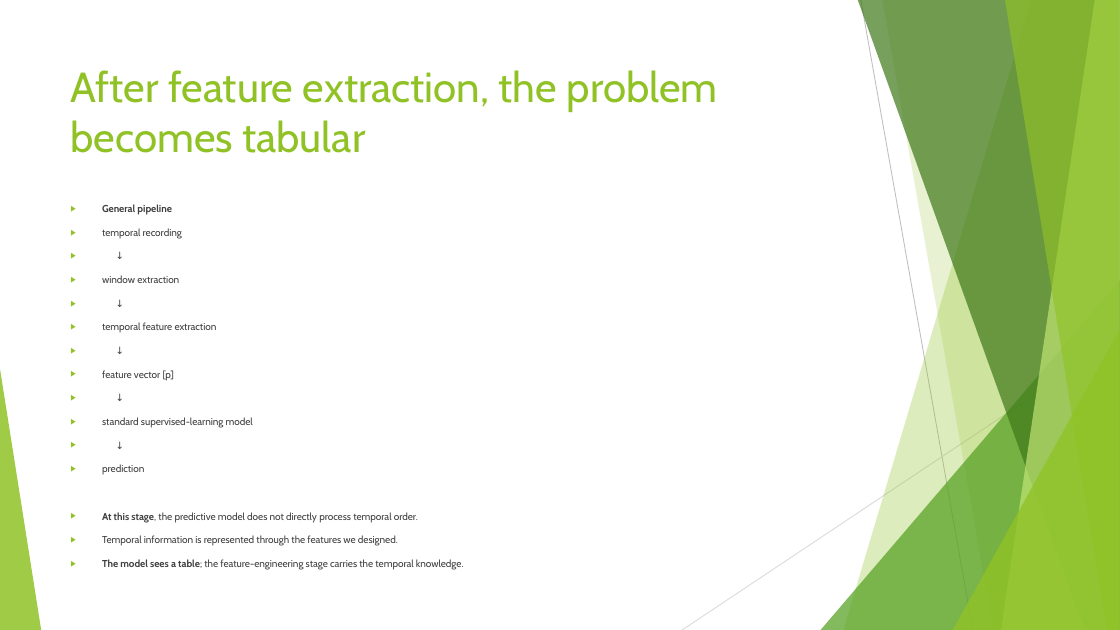
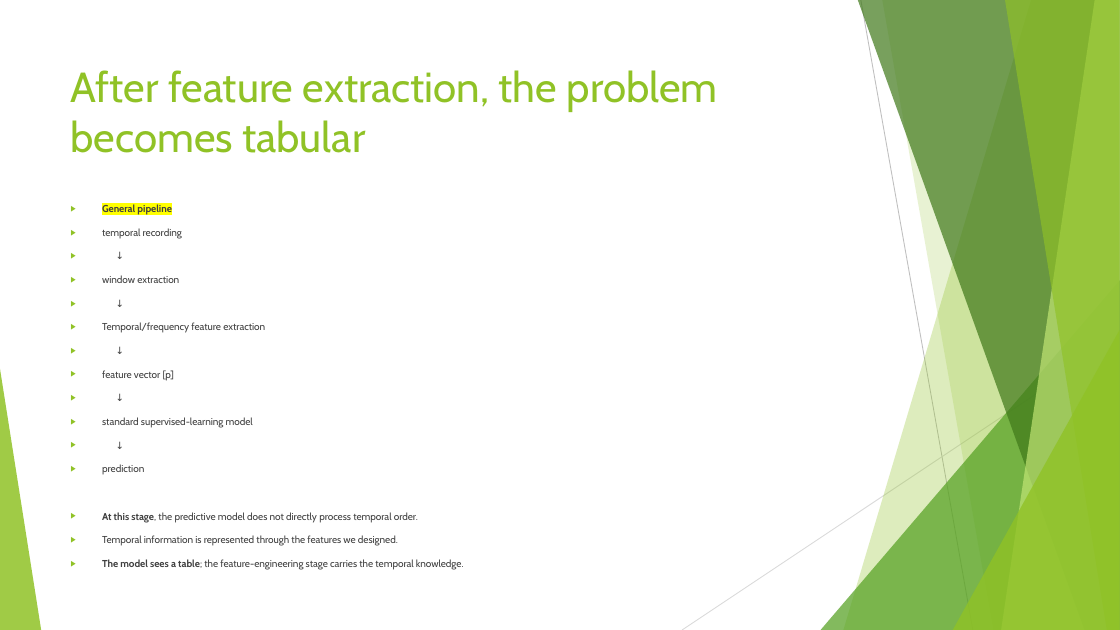
Before and after one commit to FranzGH/timeseries, a slide deck: slide 109 of Slides/03 Traditional Baselines and Feature-Based Machine Learning.pptx (slide 98 before the commit). Drawn at 1120x630 pixels with LibreOffice and Linux fonts; fonts in the diff are those of the drawing. Boxes give left, top, right and bottom in pixels: in the first picture for what was removed or moved away, otherwise in the second. Text is boxed around its words. In the diff, an @@ line names an element or a change of style, - is before the commit and + after.

```diff
--- a/Slides/03 Traditional Baselines and Feature-Based Machine Learning.pptx
+++ b/Slides/03 Traditional Baselines and Feature-Based Machine Learning.pptx
@@ text at (102, 204, 171, 215): highlight none to #FFFF00 in "General pipeline" @@
@@ text at (102, 322, 265, 333): text changed @@
-▶ temporal feature extraction
+▶ Temporal/frequency feature extraction
```
Also in this commit, not shown: 34 other slides changed, 15 slides added, 4 slides removed.
